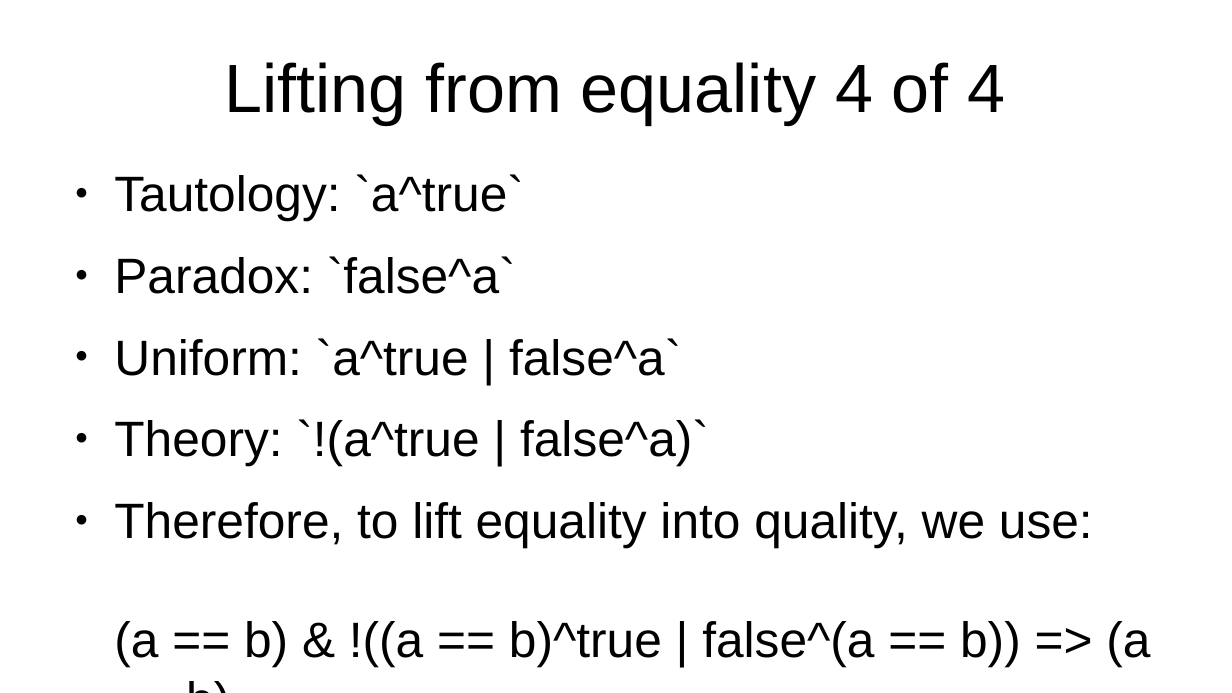
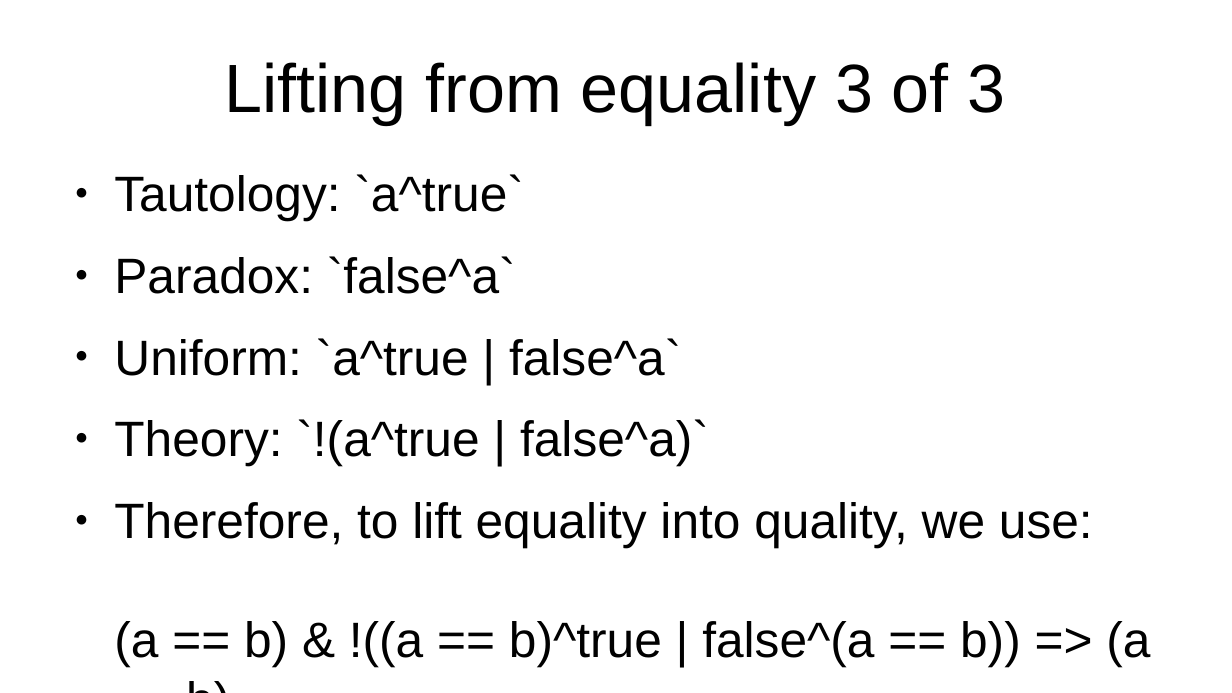
Before and after one commit to advancedresearch/path_semantics, a slide deck: slide 17 of papers-wip2/introduction-to-the-core-axiom.odp (slide 18 before the commit). Drawn at 1232x693 pixels with LibreOffice and Linux fonts; fonts in the diff are those of the drawing. Boxes give left, top, right and bottom in pixels: in the first picture for what was removed or moved away, otherwise in the second. Text is boxed around its words. In the diff, an @@ line names an element or a change of style, - is before the commit and + after.

```diff
--- a/papers-wip2/introduction-to-the-core-axiom.odp
+++ b/papers-wip2/introduction-to-the-core-axiom.odp
@@ title at [225,62,1006,125]: text changed @@
-Lifting from equality 4 of 4
+Lifting from equality 3 of 3
```
Also in this commit, not shown: 3 other slides changed, 1 slide removed, 3 other files.
